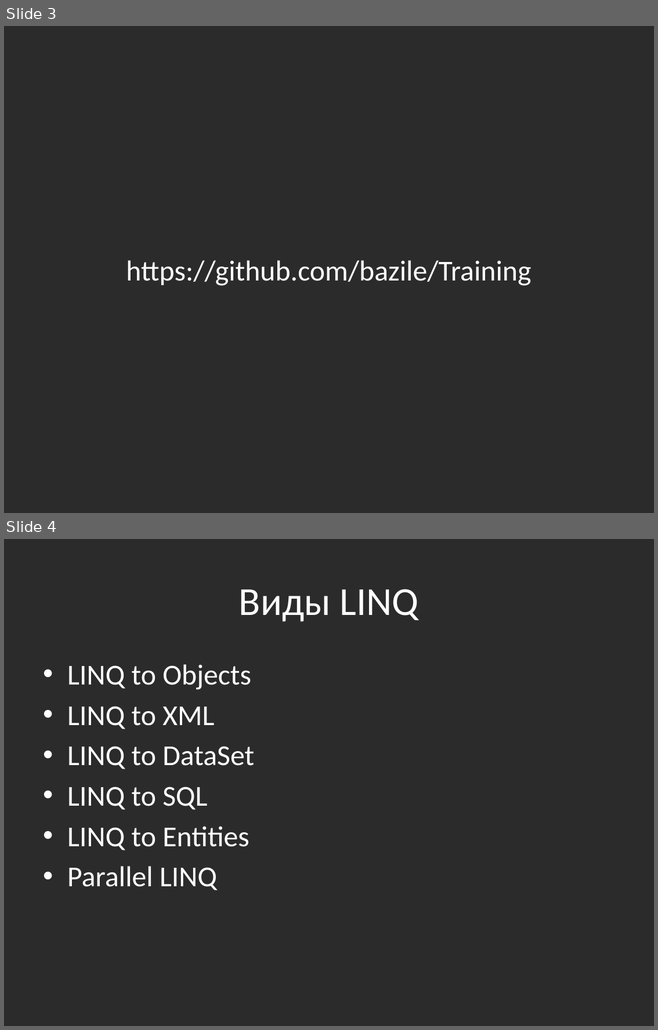
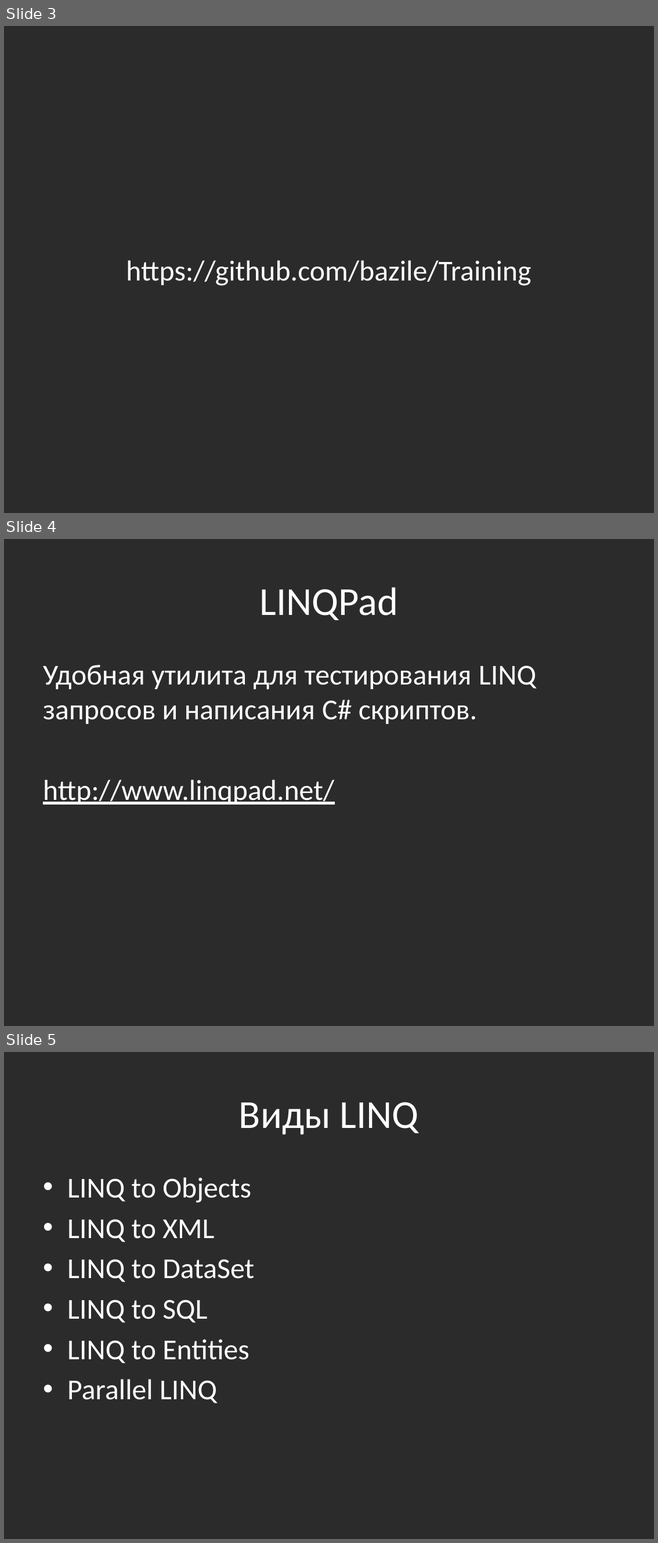
Before and after one commit to bazile/Training, a slide deck: Presentation/lesson-11.pptx. Shown one above the other, each under a label of ours: slides 3 and 4 before the commit, slides 3, 4 and 5 after it. The pictures are 658x1030 and 658x1543 pixels, drawn with LibreOffice and Linux fonts; fonts in the diff are those of the drawing; background and template pictures are left out; a plain dark background stands for a picture behind light text. Boxes give left, top, right and bottom in pixels: in the first picture for what was removed or moved away, otherwise in the second. Text is boxed around its words. In the diff, an @@ line names an element or a change of style, - is before the commit and + after.

Commit message:
Updated LINQ presentation
Extension methods, morelinq library

```diff
--- a/Presentation/lesson-11.pptx
+++ b/Presentation/lesson-11.pptx
@@ slide 4 added at box(4, 539, 654, 1026), background picture (left out) @@
@@ title added at box(259, 587, 398, 620), 44 pt, text #FFFFFF @@
+LINQPad
@@ text added at box(43, 665, 536, 805), 32 pt, text #FFFFFF @@
+Удобная утилита для тестирования LINQ запросов и написания C# скриптов.
+http://www.linqpad.net/
@@ what was slide 4 is now slide 5 @@
```
Also in this commit, not shown: 5 other slides added.
